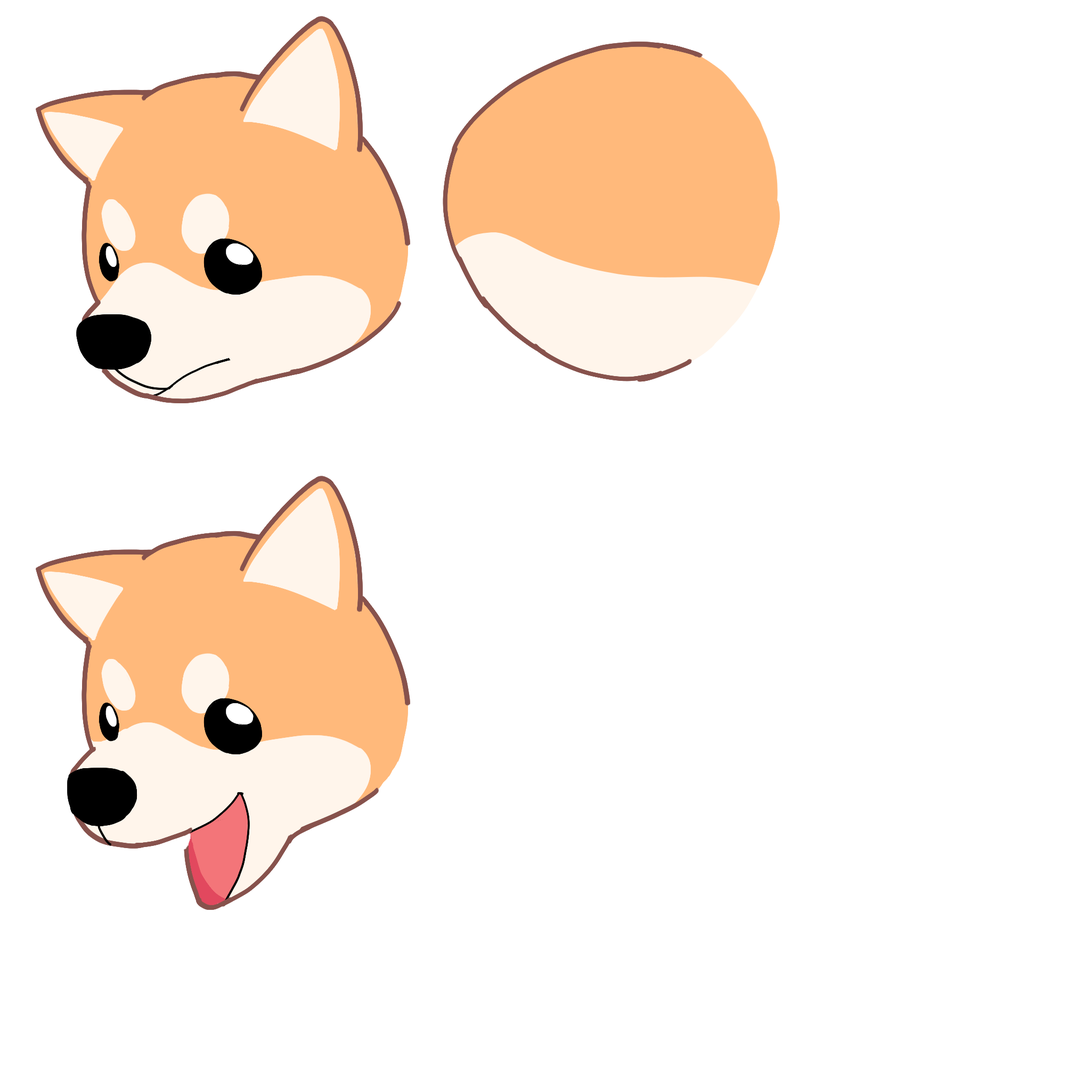
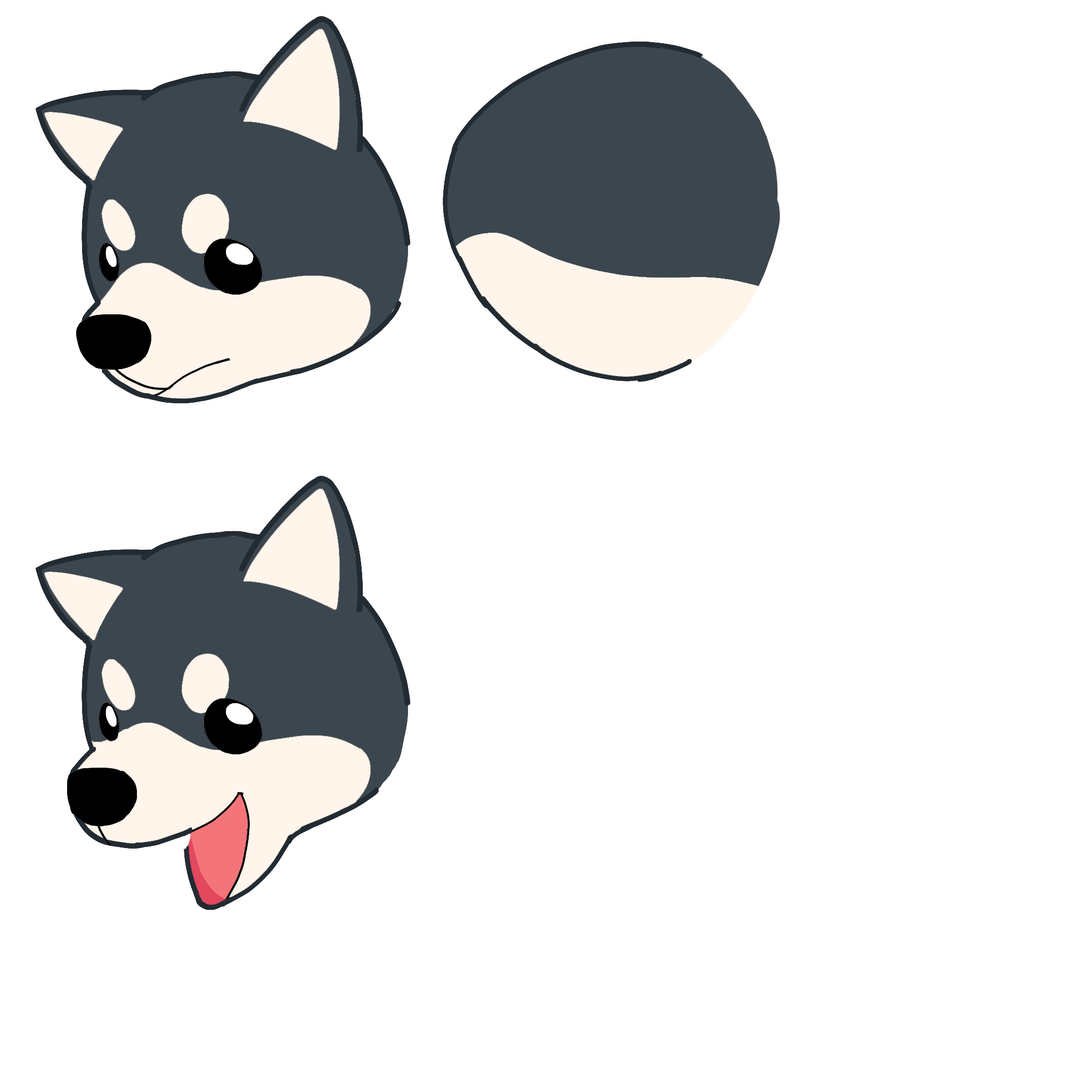
Layered file, before and after one edit (1091x1091). Changes by layer:
showed "rd copy", painted on it over 35, 15, 781, 911
